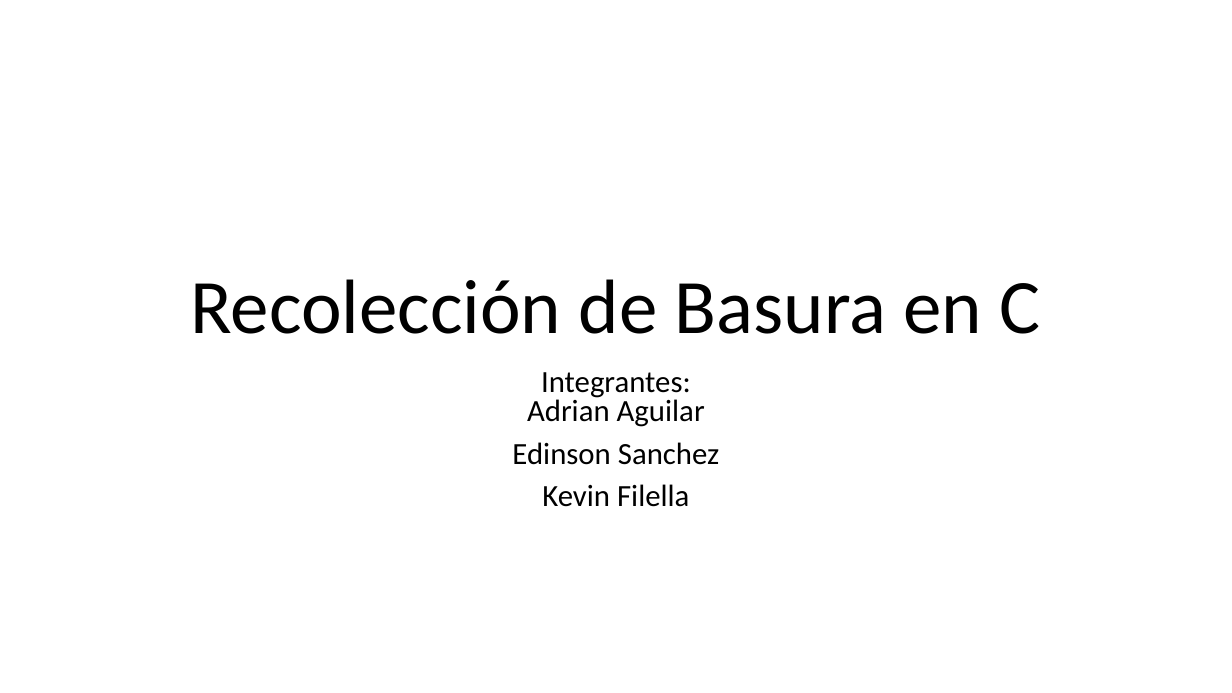
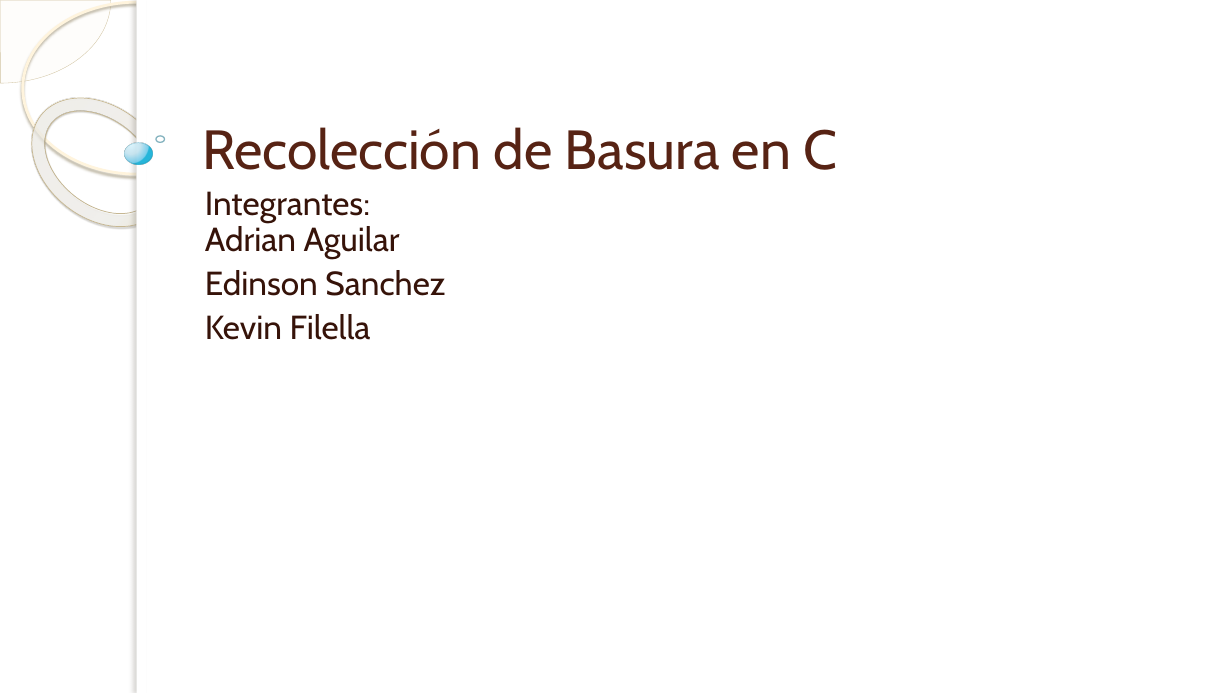
Before and after one commit to kfilella/Investigacion-Garbage-C, a slide deck: slide 1 of Recolección de Basura en C.pptx. Drawn at 1232x693 pixels with LibreOffice and Linux fonts; fonts in the diff are those of the drawing; background and template pictures are left out. Boxes give left, top, right and bottom in pixels: in the first picture for what was removed or moved away, otherwise in the second. Text is boxed around its words. In the diff, an @@ line names an element or a change of style, - is before the commit and + after.

```diff
--- a/Recolección de Basura en C.pptx
+++ b/Recolección de Basura en C.pptx
@@ background #F9F9F9 to picture (left out) @@
@@ pie slice (boxed as its full ellipse) added at (0, 0, 111, 83), fill #FEFAF4 at 33% opacity, outline #D3C39F 0.25 pt @@
@@ ellipse added at (23, 2, 252, 174), outline #FFF5DE 2.15 pt @@
@@ rectangle added at (137, 0, 1232, 693), fill #FFFFFF @@
@@ rectangle added at (137, 0, 147, 693), fill #FFFFFF @@
@@ title "Recolección de Basura en C": place and size @@
-title "Recolección de Basura en C" at (191, 279, 1041, 334)
+title "Recolección de Basura en C" at (202, 127, 837, 170)
@@ title "Recolección de Basura en C" at (202, 127, 837, 170): size 60 to 43 pt, font Calibri to Cabin, text colour #000000 to #572314; alignment centre to left; line spacing 0.9 to 1 @@
@@ donut added at (7, 71, 195, 253), fill gradient #FFFCF6 to #FFFEFB to #F0D28E, outline #C7B893 0.58 pt @@
@@ ellipse added at (124, 143, 152, 165), fill gradient #DAF4FF to #C3E3F0 to #6BC7E8 to #00ABD5, outline #308EA5 0.16 pt @@
@@ ellipse added at (156, 136, 165, 142), outline #318093 1 pt @@
@@ subtitle "Integrantes: Adrian Aguilar": place and size @@
-subtitle "Integrantes: Adrian Aguilar" at (512, 372, 719, 507)
+subtitle "Integrantes: Adrian Aguilar" at (205, 191, 445, 340)
@@ subtitle "Integrantes: Adrian Aguilar" at (205, 191, 445, 340): size 24 to 26 pt, font Calibri to Cabin, text colour #000000 to #361309; alignment centre to left; indent changed; line spacing 0.8 to 0.9; less space between paragraphs @@
```
Also in this commit, not shown: 3 other slides changed, 8 slides added, 2 slides removed, 7 other files.
